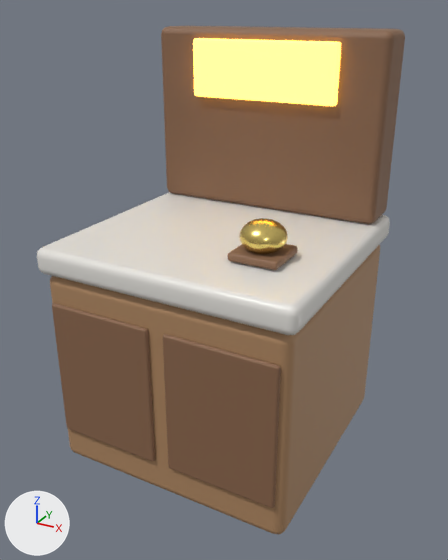
The glTF model apps/web/public/models/delivery.glb, before and after one commit.
The view is the same before and after, from a 50 mm lens placed at (1.069, -1.96, 1.671), pointed at (0.016, -0.045, 0.714). Lighting does not change. The marker at lower left points along +X, +Y and +Z. The older version comes first. Vertices at exactly the same position are counted once.

Names of what the first picture shows: 'bell', 'bell_base', 'cabinet', 'door-0.24', 'door0.24', 'hatch', 'sign', 'top'.
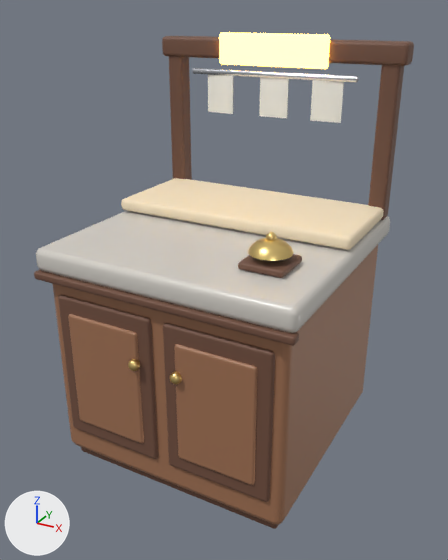
Changed parts and their boxes [x1, y1, x2, y2] in the pictures (448 x 560 px):
'base', added: after [34, 32, 414, 529]
'hatch', deleted (brown): before [161, 26, 405, 224]
'cabinet', deleted (brown): before [50, 244, 380, 534]
'top', deleted: before [37, 192, 390, 335]
'door0.24', deleted (brown): before [163, 334, 281, 508]
'door-0.24', deleted (brown): before [52, 303, 156, 461]
'sign', deleted: before [193, 38, 341, 106]
'bell', surface changed, reshaped, moved (6% narrower, 19% shorter): before [239, 218, 288, 254]; after [248, 232, 294, 261]
'bell_base', deleted (brown): before [228, 244, 298, 270]
part 1 of me_sphere, deleted (yellow): before [239, 218, 288, 254]
part 2 of me_sphere, added (yellow): after [248, 232, 294, 261]

Edits to the bpy script that builds the scene:
```text
Change mat_wood:
    mat_wood.base_color: (0.42, 0.24, 0.12) -> (0.36, 0.17, 0.09)  # brown #ad8661 -> brown #a27355
Change mat_wooddark:
    mat_wooddark.base_color: (0.25, 0.13, 0.07) -> (0.17, 0.08, 0.05)  # brown #89654b -> brown #73503f
Change mat_stone:
    mat_stone.base_color: (0.78, 0.76, 0.72) -> (0.66, 0.63, 0.58)  # white #e5e2dd -> light grey #d4d0c8
    mat_stone.roughness: 0.35 -> 0.3
Change mat_brass:
    mat_brass.roughness: 0.25 -> 0.3
Change mat_glow:
    mat_glow.emission_strength: 3.0 -> 6.0
Add mat_ticket:
    mat_ticket = principled_material('Ticket')
    mat_ticket.base_color = (0.98, 0.95, 0.86)  # white #fdf9ef
    mat_ticket.roughness = 0.9
Add mat_steel:
    mat_steel = principled_material('Steel')
    mat_steel.base_color = (0.72, 0.74, 0.78)  # white #dddfe5
    mat_steel.metallic = 1.0
    mat_steel.roughness = 0.18
Add mat_boardwood:
    mat_boardwood = principled_material('BoardWood')
    mat_boardwood.base_color = (0.93, 0.78, 0.55)  # beige #f7e5c4
    mat_boardwood.roughness = 0.75
Change me_sphere:
    used by ob_bell; location = (0.0, 0.0, 0.0)
    remove me_sphere.from_pydata(...)  # 266 vertices, 528 faces; spans x 0.17..0.33, y -0.28..-0.12, z 0.924..1.036
    add me_sphere.from_pydata(...)  # 125 vertices, 226 faces; spans x -0.073..0.073, y -0.074..0.074, z 0.01..0.078
    me_sphere part 1: 266 vertices removed from x 0.17..0.33, y -0.28..-0.12, z 0.924..1.036
    me_sphere part 2: 125 vertices added at x -0.073..0.073, y -0.074..0.074, z 0.01..0.078
Add me_base_mesh:
    me_base_mesh.from_pydata(...)  # 896 vertices, 1712 faces; spans x -0.52..0.52, y -0.52..0.5, z 0.0..1.58
    # faces by material slot: [276, 864, 108, 200, 108, 108, 12, 36]
    me_base_mesh.materials.append(mat_wood)  # brown #a27355
    me_base_mesh.materials.append(mat_wooddark)  # brown #73503f
    me_base_mesh.materials.append(mat_stone)  # light grey #d4d0c8
    me_base_mesh.materials.append(mat_brass)  # yellow #f3d489
    me_base_mesh.materials.append(mat_boardwood)  # beige #f7e5c4
    me_base_mesh.materials.append(mat_glow)  # orange #ffc459, glowing orange #ffc459
    me_base_mesh.materials.append(mat_steel)  # white #dddfe5
    me_base_mesh.materials.append(mat_ticket)  # white #fdf9ef
Remove ob_cabinet:
    ob_cabinet = bpy.data.objects.new('cabinet', me_cube)
    ob_cabinet.location = (0.0, 0.0, 0.0)
Remove ob_top:
    ob_top = bpy.data.objects.new('top', me_cube_002)
    ob_top.location = (0.0, 0.0, 0.0)
Remove ob_door_0_24:
    ob_door_0_24 = bpy.data.objects.new('door-0.24', me_cube_003)
    ob_door_0_24.location = (0.0, 0.0, 0.0)
Remove ob_door0_24:
    ob_door0_24 = bpy.data.objects.new('door0.24', me_cube_004)
    ob_door0_24.location = (0.0, 0.0, 0.0)
Remove ob_hatch:
    ob_hatch = bpy.data.objects.new('hatch', me_cube_005)
    ob_hatch.location = (0.0, 0.0, 0.0)
Remove ob_bell_base:
    ob_bell_base = bpy.data.objects.new('bell_base', me_cube_006)
    ob_bell_base.location = (0.0, 0.0, 0.0)
Change ob_bell:
    ob_bell.location: (0.0, 0.0, 0.0) -> (0.3, -0.25, 0.94)
Remove ob_sign:
    ob_sign = bpy.data.objects.new('sign', me_cube_007)
    ob_sign.location = (0.0, 0.0, 0.0)
Add ob_base:
    ob_base = bpy.data.objects.new('base', me_base_mesh)
    ob_base.location = (0.0, 0.0, 0.0)
```
